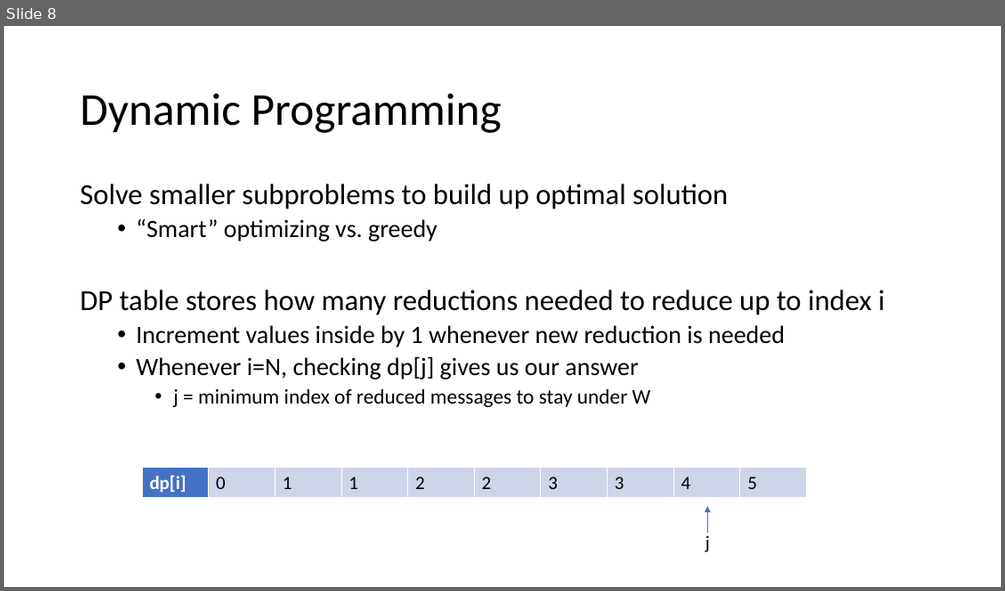
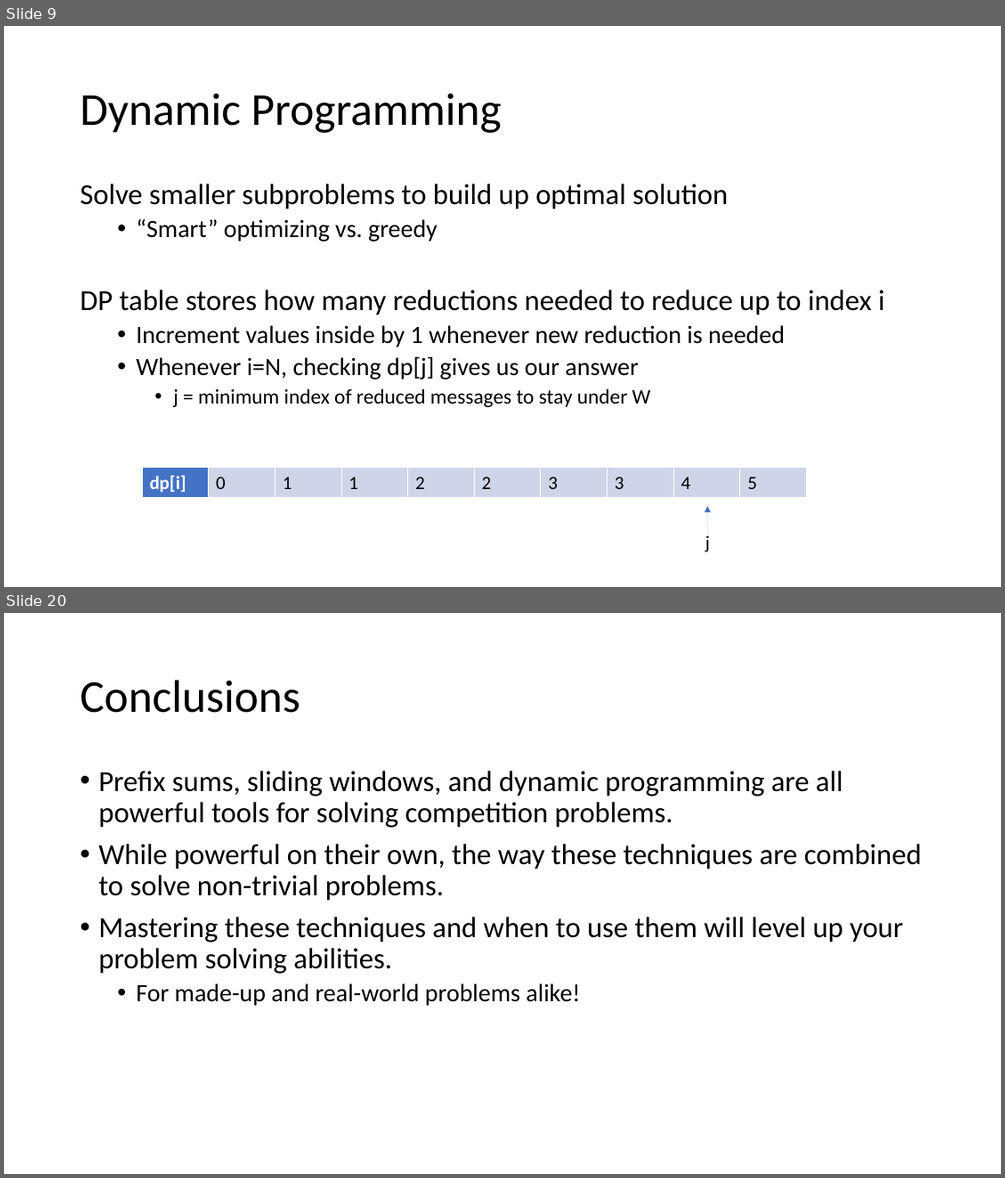
Before and after one commit to HilbertCurve/cs395-final-project, a slide deck: presentation.pptx. Shown one above the other, each under a label of ours: slide 8 before the commit, slides 9 and 20 after it; the slides between them are not shown. The pictures are 1005x591 and 1005x1178 pixels, drawn with LibreOffice and Linux fonts; fonts in the diff are those of the drawing. Boxes give left, top, right and bottom in pixels: in the first picture for what was removed or moved away, otherwise in the second. Text is boxed around its words. In the diff, an @@ line names an element or a change of style, - is before the commit and + after.

Commit message:
presentation: finished demo, problem, conclusion
All that remains, as far as I know, is to make the video.

```diff
--- a/presentation.pptx
+++ b/presentation.pptx
@@ slide 20 added at <box>4,613,1001,1174</box>, background #FFFFFF @@
@@ title added at <box>80,680,300,713</box>, 44 pt, text #000000 @@
+Conclusions
@@ text added at <box>98,771,922,1005</box>, 28 pt, text #000000 @@
+• Prefix sums, sliding windows, and dynamic programming are all powerful tools for solving competition problems.
+• While powerful on their own, the way these techniques are combined to solve non-trivial problems.
+• Mastering these techniques and when to use them will level up your problem solving abilities.
+  • For made-up and real-world problems alike!
@@ what was slide 8 is now slide 9 @@
@@ slide 9 changed as well @@
@@ arrow (708, 532) - (708, 506): stroke #4472C4 0.5 pt to #4472C4 0.75 pt @@
```
Also in this commit, not shown: 5 other slides changed, 11 other slides added, 2 slides removed, 3 other files.
